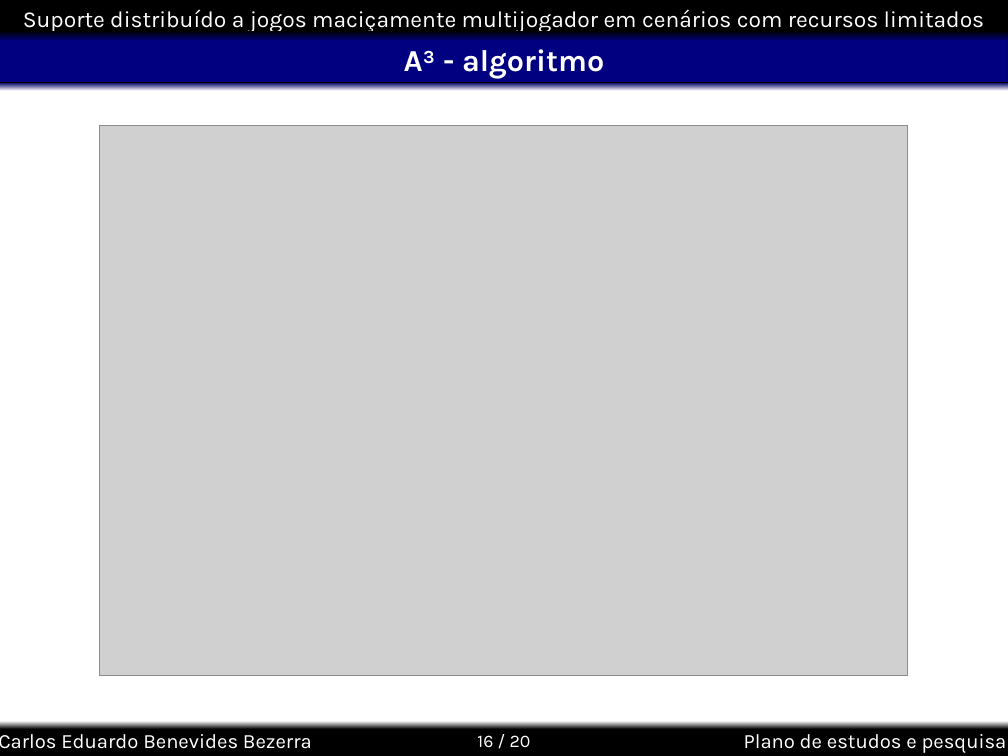
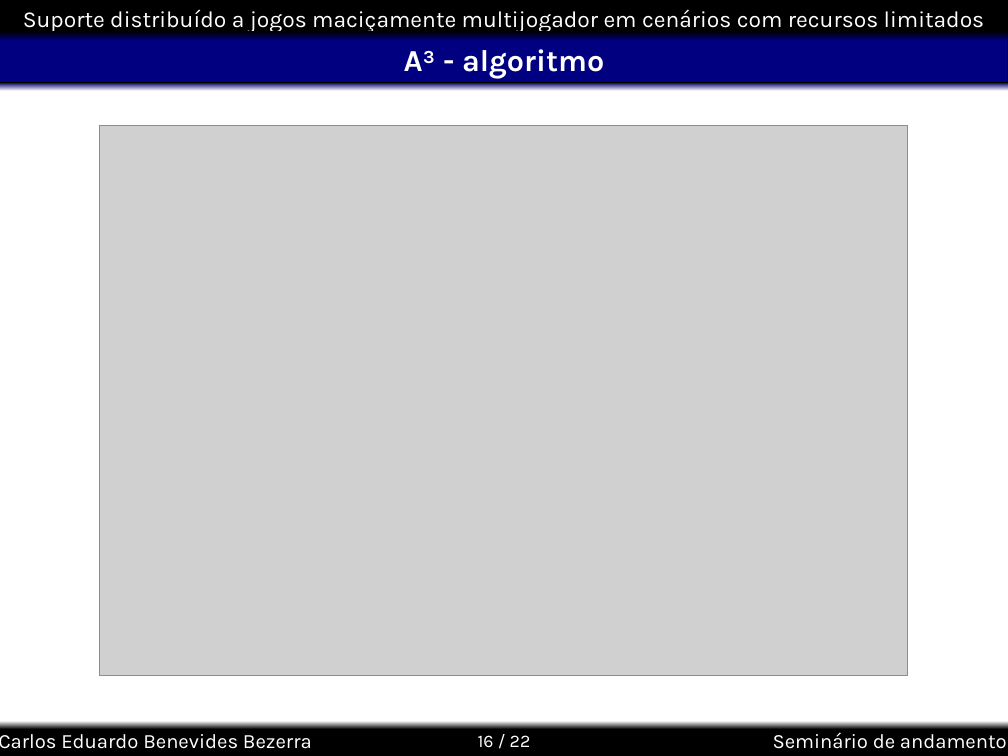
Before and after one commit to kdubezerra/kdubezerra, a slide deck: slide 16 of textos/semac/Semac_Defesa.ppt. Drawn at 1008x756 pixels with LibreOffice and Linux fonts; fonts in the diff are those of the drawing; grey boxes stand for pictures; background and template pictures are left out. Boxes give left, top, right and bottom in pixels: in the first picture for what was removed or moved away, otherwise in the second. Text is boxed around its words. In the diff, an @@ line names an element or a change of style, - is before the commit and + after.

```diff
--- a/textos/semac/Semac_Defesa.ppt
+++ b/textos/semac/Semac_Defesa.ppt
@@ page number at [478,735,531,748]: text changed @@
-16 / 20
+16 / 22
@@ text at [773,732,1007,749]: text changed @@
-Plano de estudos e pesquisa
+Seminário de andamento
```
Also in this commit, not shown: 21 other slides changed.
